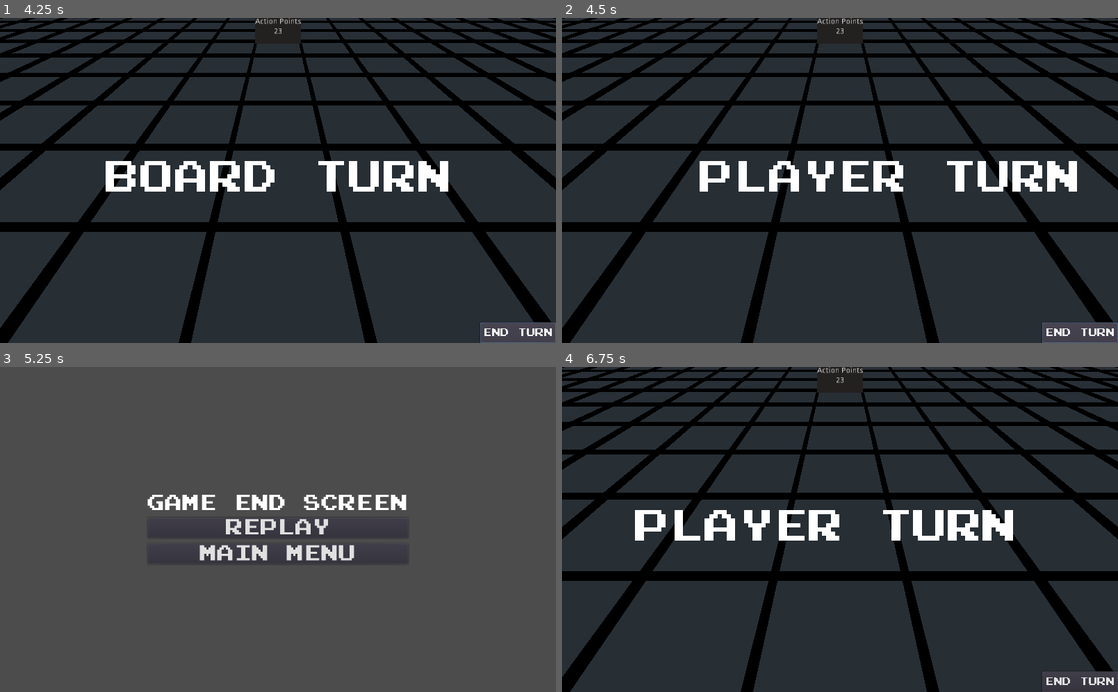
Above: before the commit, frames 1-4 (two rows, left to right).
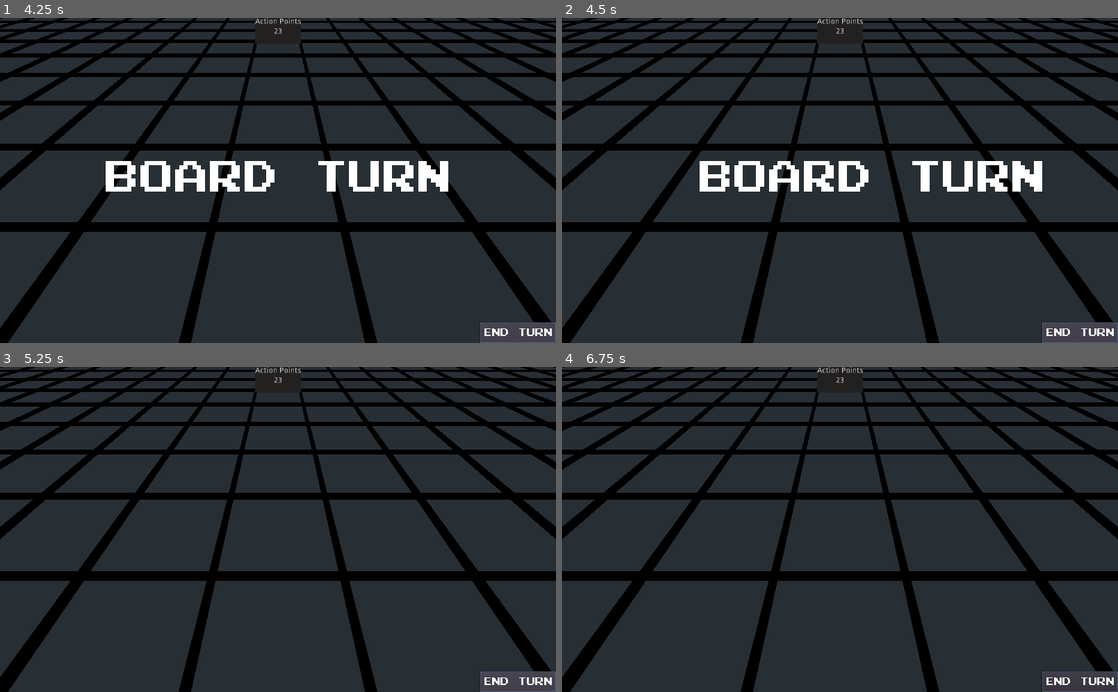
Above: after the commit, the same moments.

Repository: gamkedo-la/merchants-of-mie
Game: Godot game, scene res://StartScreen/StartScreen.tscn
Two runs of this game, one before a commit and one after it. Both use one fixed random seed, a clock stepped at 60 frames per second and the inputs below.
Inputs (mouse positions are in pixels of both pictures, inside the frame that each line leads up to):
- Up to frame 1 (4.25 s): click "NEW GAME" at 0.5 s; click "END TURN" at 1.25 s; click "END TURN" at 2 s; click "END TURN" at 2.75 s; tap Enter at 3.5 s; tap C at 3.6 s
- Up to frame 2 (4.5 s): tap C at 4.35 s
- Up to frame 3 (5.25 s): tap C at 5.1 s
- Up to frame 4 (6.75 s): click (840, 529) at 5.75 s, where only the run before the commit has a clickable "REPLAY"; tap C at 6.6 s

Frame 1 is identical in both runs. In frame 2, 2.5% of the frame differs, in the area x 26-93%, y 44-54%; in frame 3, 95%, in the area x 0-100%, y 0-100%; in frame 4, 2.9%.

Commit message:
Re-added tiles as GLFT files

Diff:
--- a/GameBoard/Board.tscn
+++ b/GameBoard/Board.tscn
@@ -1,6 +1,6 @@
 [gd_scene load_steps=3 format=2]
 
-[ext_resource path="res://GameBoard/BoardActions.gd" type="Script" id=1]
+[ext_resource path="res://SharedResources/Models/TerrainTiles/Tile-City.gd" type="Script" id=1]
 [ext_resource path="res://SharedResources/Models/TerrainTiles/BaseTerrain.material" type="Material" id=10]
 
 [node name="Board" type="Node"]
Binary file added: SharedResources/Models/TerrainTiles/Tile-Castle.glb
Not shown, added: SharedResources/Models/TerrainTiles/Tile-Castle.glb.import
Binary file added: SharedResources/Models/TerrainTiles/Tile-City.glb
Not shown, added: SharedResources/Models/TerrainTiles/Tile-City.glb.import
Binary file added: SharedResources/Models/TerrainTiles/Tile-Desert.glb
Not shown, added: SharedResources/Models/TerrainTiles/Tile-Desert.glb.import
Binary file added: SharedResources/Models/TerrainTiles/Tile-Forest.glb
Not shown, added: SharedResources/Models/TerrainTiles/Tile-Forest.glb.import
Binary file added: SharedResources/Models/TerrainTiles/Tile-Mountain.glb
Not shown, added: SharedResources/Models/TerrainTiles/Tile-Mountain.glb.import
Binary file added: SharedResources/Models/TerrainTiles/Tile-Plains.glb
Not shown, added: SharedResources/Models/TerrainTiles/Tile-Plains.glb.import
(and 4 more such lines)
